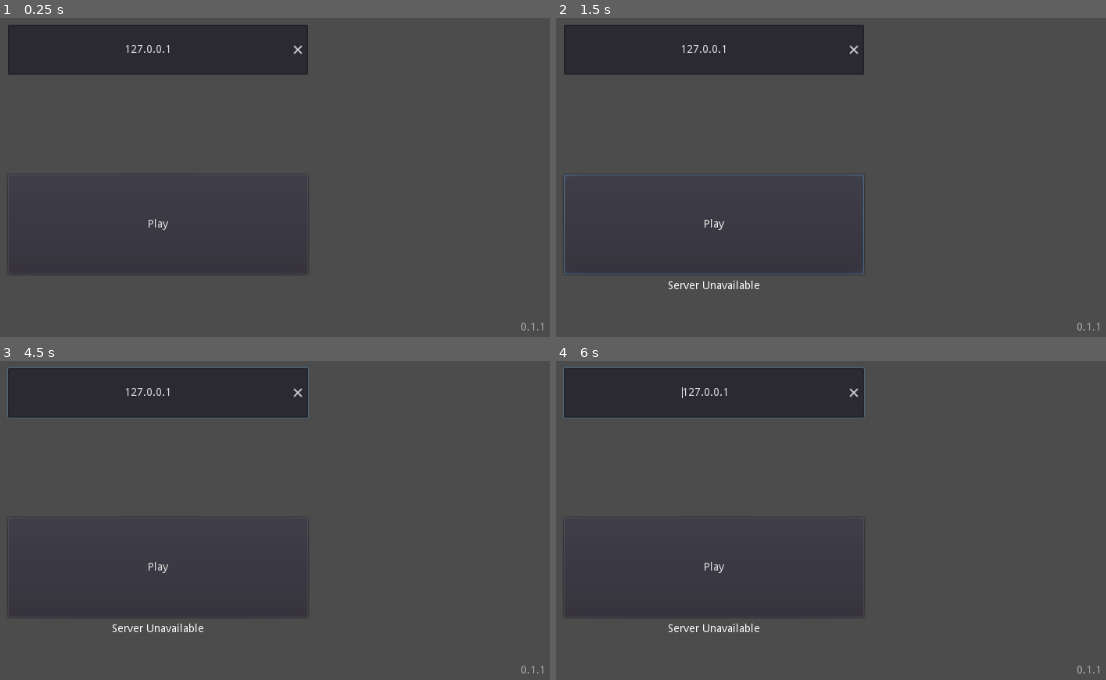
Above: before the commit, frames 1-4 (two rows, left to right).
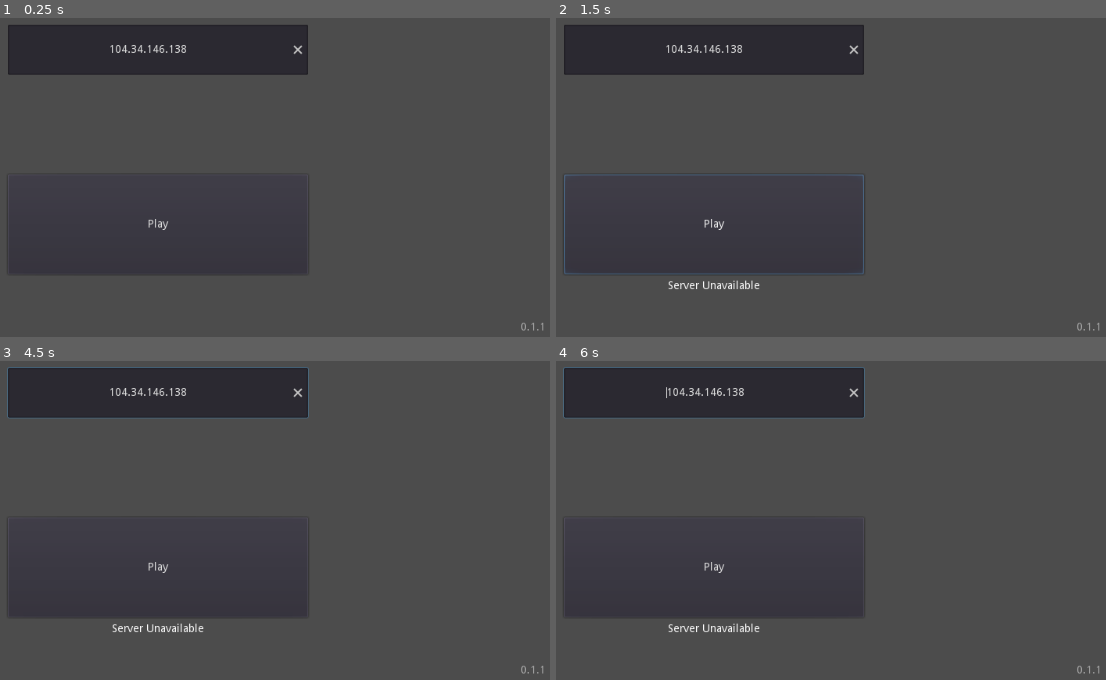
Above: after the commit, the same moments.

Repository: perichor/Room
Game: Godot game, scene res://scenes/main_menu.tscn
The game is run twice, just before and just after one commit, with the same random seed, the same clock (stepped at 60 frames per second) and the same inputs.
Inputs:
- Up to frame 1 (0.25 s): no input
- Up to frame 2 (1.5 s): click "Play" at 0.5 s; click "Play" at 1.25 s
- Up to frame 3 (4.5 s): tap Enter at 2, 3.5 s; hold Right (move_right) 2.03-2.78 s; tap Space at 2.75, 4.25 s; hold Down (move_down) 2.78-3.53 s; hold Right (move_right) 3.53-4.28 s; hold Up (move_up) from 4.28 s (still down)
- Up to frame 4 (6 s): tap Enter at 5 s; release Up (move_up) at 5.03 s; hold Left (move_left) from 5.03 s (still down); tap Space at 5.75 s

The runs differ from the first frame. In frame 1, 0.2% of the frame differs, in the area x 20-34%, y 8-11%; in frame 2, 0.2%; in frame 3, 0.2%; in frame 4, 0.2%, in the area x 20-35%, y 8-12%.

Commit message:
Accept local and localhost as 127.0.0.1

Diff:
--- a/src/client/scenes/main_menu.tscn
+++ b/src/client/scenes/main_menu.tscn
@@ -20,7 +20,7 @@
 margin_top = 568.0
 margin_right = 1008.0
 margin_bottom = 592.0
-text = "Version: 1"
+text = "Version"
 align = 2
 valign = 1
 __meta__ = {
--- a/src/client/scripts/global.gd
+++ b/src/client/scripts/global.gd
@@ -2,7 +2,7 @@
 
 var build_version: String = metadata.version;
 
-var SERVER_HOST: String = '127.0.0.1';
+var SERVER_HOST: String = '104.34.146.138';
 var GAME_PORT: int = 4242;
 var FILE_PORT: int = 4243;
 
--- a/src/client/scripts/main_menu.gd
+++ b/src/client/scripts/main_menu.gd
@@ -47,6 +47,8 @@
 
 func play():
 	serverUnavailable.hide();
+	if (ipInput.text == 'local' || ipInput.text == 'localhost'):
+		ipInput.text = '127.0.0.1';
 	if (ipInput.text.is_valid_ip_address()):
 		global.SERVER_HOST = ipInput.text
 		invalidIp.hide();
